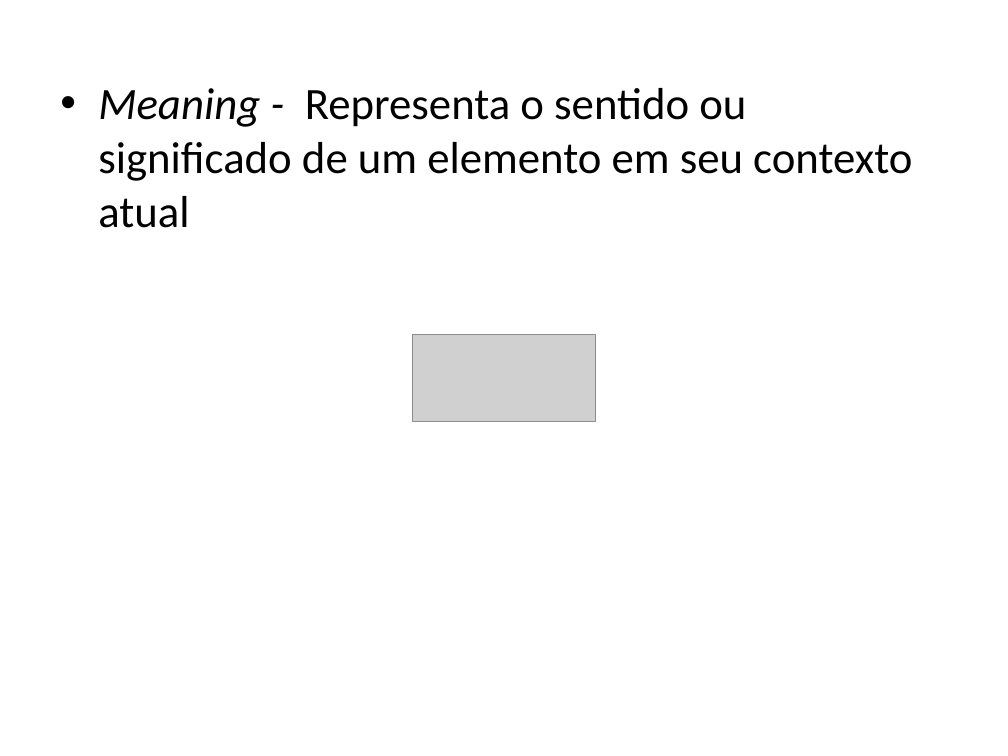
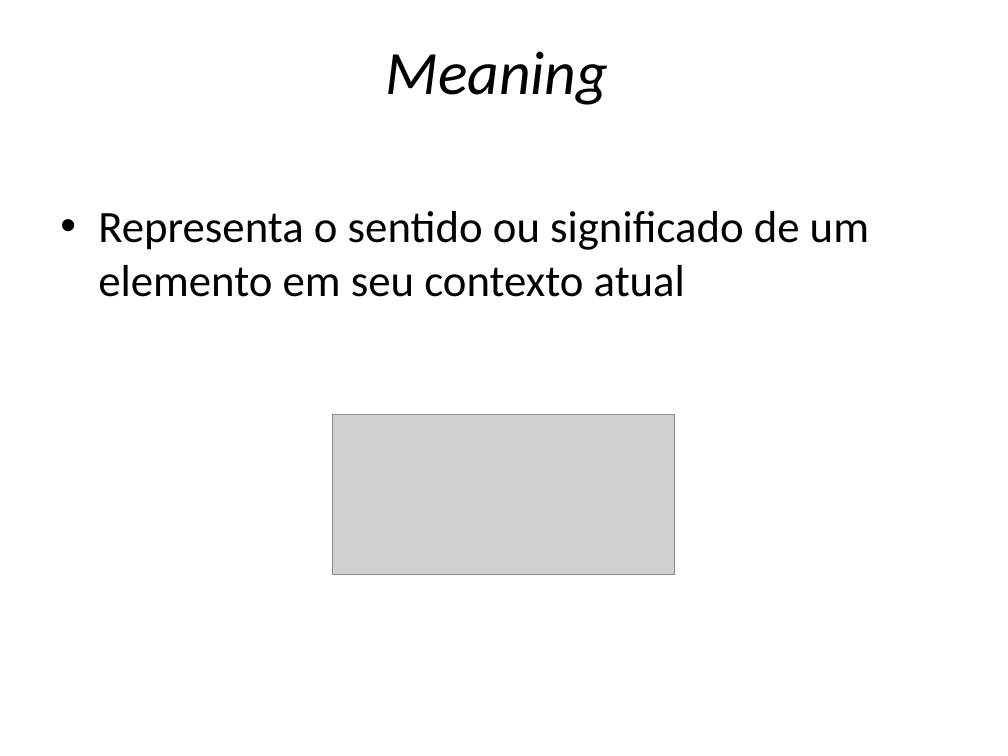
Before and after one commit to Vanzz/Educacao, a slide deck: slide 15 of Archimate/Archimate Curso/Curso Archimate - Aula 3.pptx. Drawn at 1008x756 pixels with LibreOffice and Linux fonts; fonts in the diff are those of the drawing; grey boxes stand for pictures. Boxes give left, top, right and bottom in pixels: in the first picture for what was removed or moved away, otherwise in the second. Text is boxed around its words. In the diff, an @@ line names an element or a change of style, - is before the commit and + after.

```diff
--- a/Archimate/Archimate Curso/Curso Archimate - Aula 3.pptx
+++ b/Archimate/Archimate Curso/Curso Archimate - Aula 3.pptx
@@ title added at box(385, 51, 608, 105), 44 pt, text #000000, italic @@
+Meaning
@@ text at box(98, 211, 869, 297): text changed @@
-• Meaning - Representa o sentido ou significado de um elemento em seu contexto atual
+• Representa o sentido ou significado de um elemento em seu contexto atual
@@ picture: place and size @@
-picture at box(412, 335, 596, 421)
+picture at box(333, 414, 675, 575)
```
Also in this commit, not shown: 6 other slides changed, 1 slide added, 1 slide removed, 14 other files.
